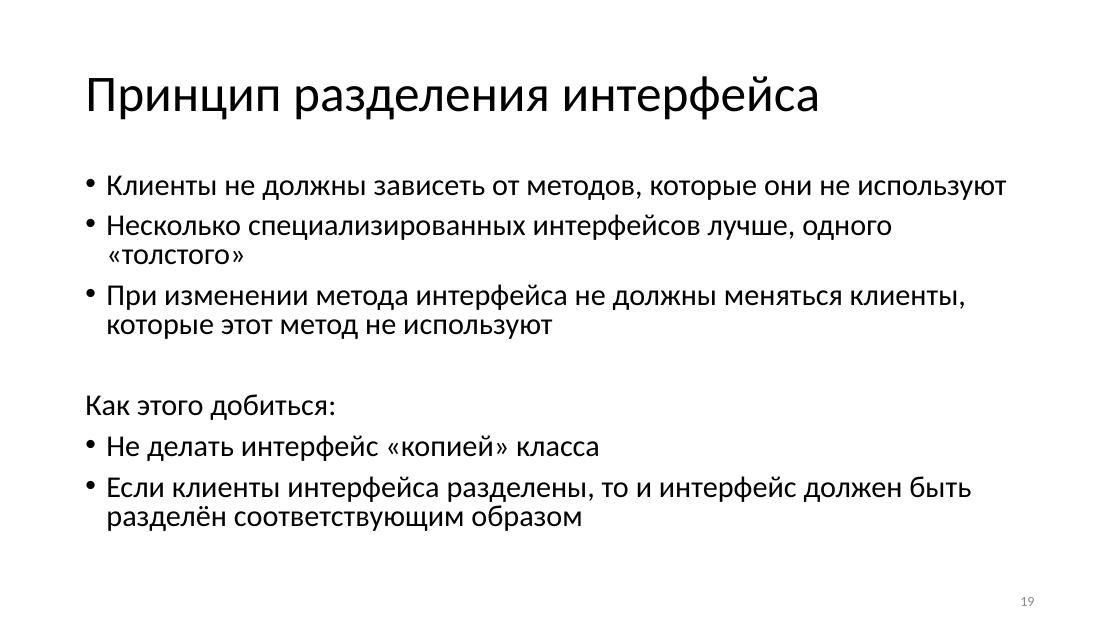
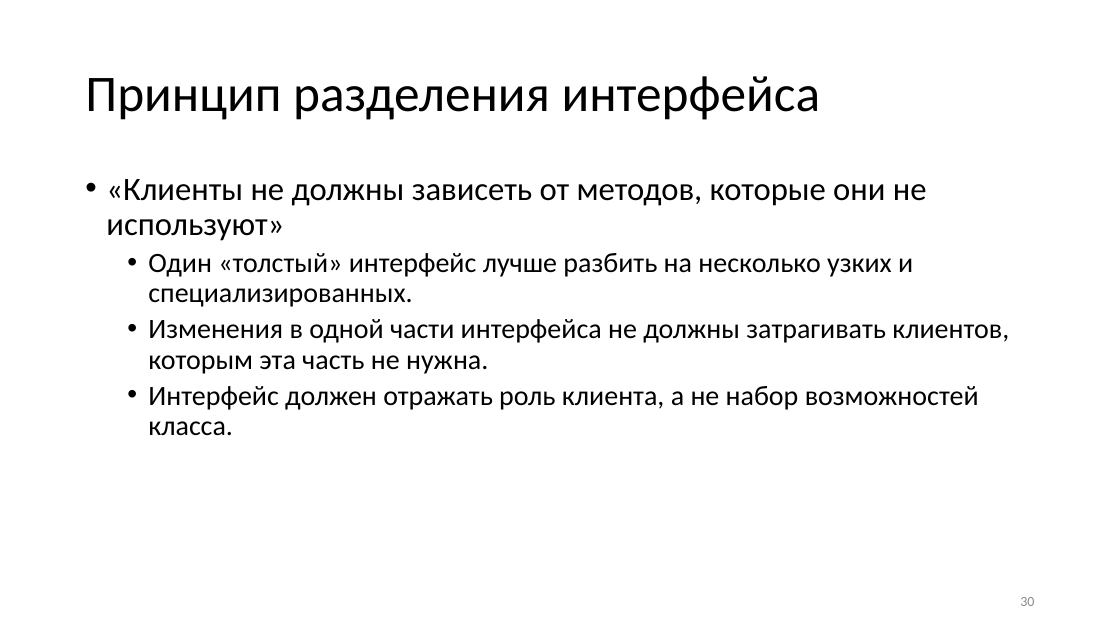
Before and after one commit to alexey-malov/ood, a slide deck: slide 30 of lectures/18.solid/Принципы SOLID.pptx (slide 19 before the commit). Drawn at 1120x630 pixels with LibreOffice and Linux fonts; fonts in the diff are those of the drawing. Boxes give left, top, right and bottom in pixels: in the first picture for what was removed or moved away, otherwise in the second. Text is boxed around its words. In the diff, an @@ line names an element or a change of style, - is before the commit and + after.

Commit message:
Обновил лекцию по принципам SOLID

```diff
--- a/lectures/18.solid/Принципы SOLID.pptx
+++ b/lectures/18.solid/Принципы SOLID.pptx
@@ text at <box>106,179,1009,436</box>: text changed; size 25.9 to 24 pt @@
-• Клиенты не должны зависеть от методов, которые они не используют
-• Несколько специализированных интерфейсов лучше, одного «толстого»
-• При изменении метода интерфейса не должны меняться клиенты, которые этот метод не используют
-Как этого добиться:
-• Не делать интерфейс «копией» класса
-• Если клиенты интерфейса разделены, то и интерфейс должен быть разделён соответствующим образом
+• «Клиенты не должны зависеть от методов, которые они не используют»
+  • Один «толстый» интерфейс лучше разбить на несколько узких и специализированных.
+  • Изменения в одной части интерфейса не должны затрагивать клиентов, которым эта часть не нужна.
+  • Интерфейс должен отражать роль клиента, а не набор возможностей класса.
@@ page number at <box>1020,597,1034,606</box>: text changed @@
-19
+30
```
Also in this commit, not shown: 7 other slides changed, 33 slides added, 28 slides removed, 1 other file.
